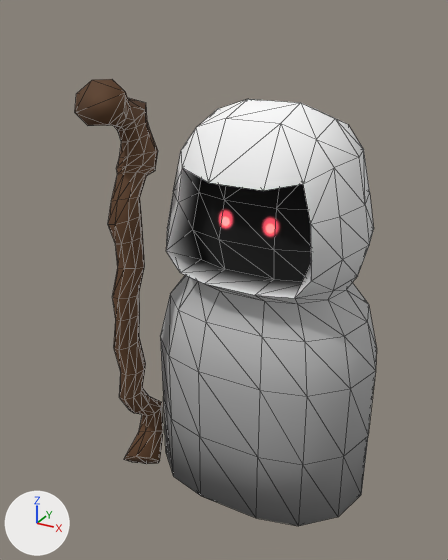
The glTF model public/media/monster/wizard.glb as it was, and as the next commit left it.
One viewpoint serves both versions: a 50 mm camera at (0.609, -1.346, 1.226) aimed at (-0.115, -0.028, 0.567). Arrows for +X, +Y and +Z are at lower left; the lights stay in place. The picture after the commit comes second. Mesh edges are drawn as thin lines. Where no turn or scale is listed for an object, it has been applied to the vertices. Vertices at exactly the same position are counted once.

Script lines for the objects in view, before the commit:
```python
me_wizard = bpy.data.meshes.new('Wizard')
me_wizard.from_pydata(...)  # 318 vertices, 628 faces; spans x -0.374..0.3, y -0.268..0.234, z -0.001..1.083
# faces by material slot: [254, 332, 42]
me_wizard.materials.append(mat_robe)  # picture img_wizard_base
me_wizard.materials.append(mat_staff)  # brown #5c3d23
me_wizard.materials.append(mat_face)
ob_wizard = bpy.data.objects.new('Wizard', me_wizard)
ob_wizard.location = (0.0, 0.0, 0.0)
```
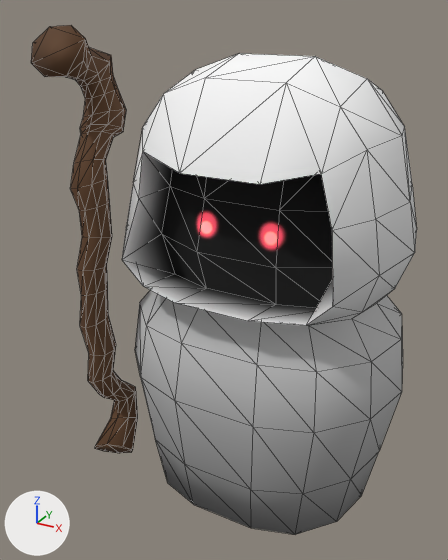
Commit message: feat(monster): make the wizard larger

Location of each change, [x1, y1, x2, y2] in pixels of the pictures (448 x 560 px; the box of a moved part takes in the faces that stretch with it):
'Wizard', reshaped (28% wider, 14% taller)
    before: [75, 79, 377, 526]
    after: [31, 25, 417, 534]
part 1 of me_wizard, moved or reshaped
    before: [75, 79, 163, 464]
    after: [31, 25, 138, 453]
part 2 of me_wizard, moved or reshaped
    before: [161, 99, 377, 526]
    after: [122, 53, 417, 534]

What the commit changed:
me_wizard is used by ob_wizard; location (0.0, 0.0, 0.0).
me_wizard had 318 vertices, 628 faces and spanned x -0.374..0.3, y -0.268..0.234, z -0.001..1.083.
me_wizard now has 318 vertices, 628 faces and spans x -0.481..0.369, y -0.3..0.335, z -0.004..1.191.
me_wizard part 1: the loose piece of 168 vertices spanning x -0.374..-0.236, y -0.268..-0.065, z -0.001..1.083 is scaled about its middle by 1.1, then moved by (-0.101, 0.001, 0.054).
me_wizard part 2: 150 of 318 vertices moved; they spanned x -0.3..0.3, y -0.216..0.234, z 0.0..1.03 and now span x -0.369..0.369, y -0.3..0.335, z -0.004..1.129; mean shift (0.0, 0.001, -0.002); largest move (0.162, 0.203, 0.722) -> (0.229, 0.291, 0.718).
